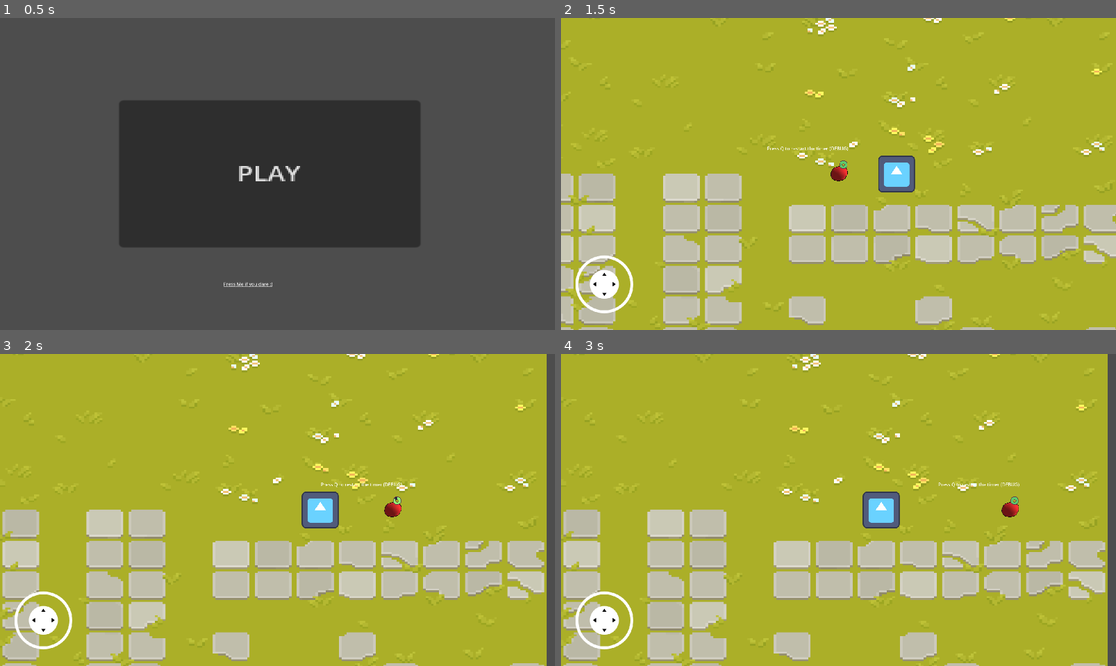
Above: before the commit, frames 1-4 (two rows, left to right).
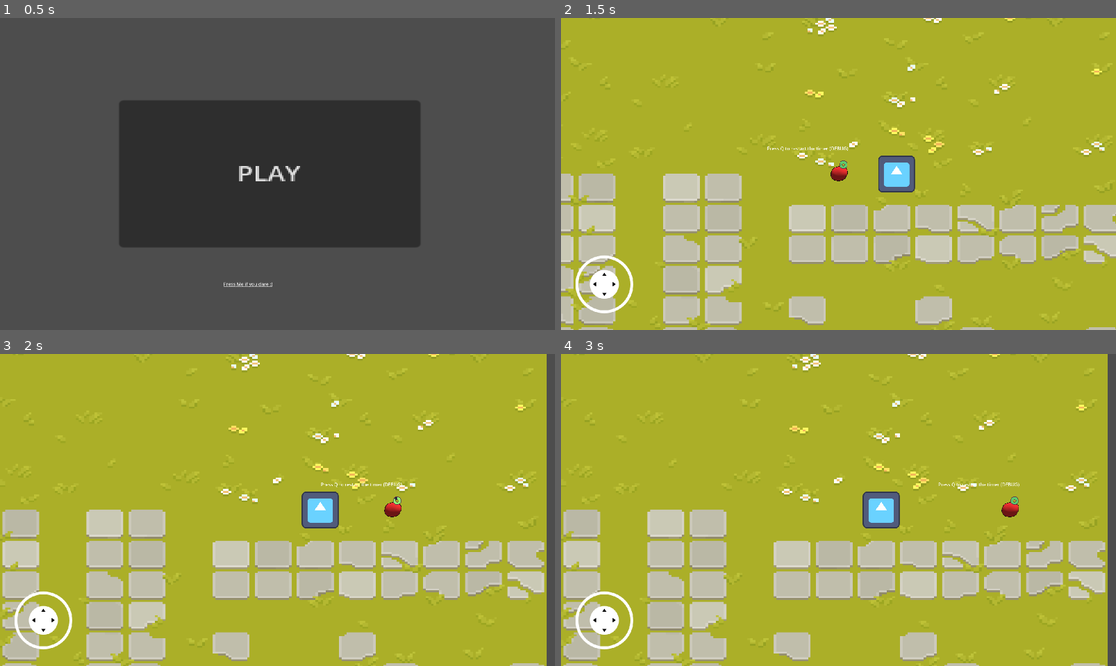
Above: after the commit, the same moments.

Repository: MeyerZon/the-thread-game
Game: Godot game, scene res://scenes/main.tscn
Two runs of this game, one before a commit and one after it. Both use one fixed random seed, a clock stepped at 60 frames per second and the inputs below. The engine's default icon, where the game draws it, is replaced by a stand-in: a white triangle on a blue panel in a dark square.
Inputs (mouse positions are in pixels of both pictures, inside the frame that each line leads up to):
- Up to frame 1 (0.5 s): no input
- Up to frame 2 (1.5 s): click "PLAY" at 0.5 s; tap Q at 1.25, 1.35 s; move the mouse to (960, 158) at 1.27 s; hold Right (ui_right) from 1.28 s (still down); click (960, 158) at 1.42 s
- Up to frame 3 (2 s): keep holding Right (ui_right)
- Up to frame 4 (3 s): release Right (ui_right) at 2 s; tap Q at 2, 2.75, 2.85 s; drag from (727, 525) to (882, 510) at 2.02 s; move the mouse to (894, 441) at 2.77 s; hold Right (ui_right) from 2.78 s (still down)

Frame 1 is identical in both runs. In frame 2, less than 0.1% of the frame differs, in the area x 48-52%, y 47-52%; in frame 3, less than 0.1%, in the area x 69-73%, y 47-52%; in frame 4, less than 0.1%.

Commit message:
Connected WASD to the Built In input map

Diff:
--- a/project.godot
+++ b/project.godot
@@ -24,6 +24,41 @@
 window/size/viewport_width=1920
 window/size/viewport_height=1080
 
+[input]
+
+ui_left={
+"deadzone": 0.5,
+"events": [Object(InputEventKey,"resource_local_to_scene":false,"resource_name":"","device":0,"window_id":0,"alt_pressed":false,"shift_pressed":false,"ctrl_pressed":false,"meta_pressed":false,"pressed":false,"keycode":4194319,"physical_keycode":0,"key_label":0,"unicode":0,"location":0,"echo":false,"script":null)
+, Object(InputEventJoypadButton,"resource_local_to_scene":false,"resource_name":"","device":-1,"button_index":13,"pressure":0.0,"pressed":false,"script":null)
+, Object(InputEventJoypadMotion,"resource_local_to_scene":false,"resource_name":"","device":-1,"axis":0,"axis_value":-1.0,"script":null)
+, Object(InputEventKey,"resource_local_to_scene":false,"resource_name":"","device":-1,"window_id":0,"alt_pressed":false,"shift_pressed":false,"ctrl_pressed":false,"meta_pressed":false,"pressed":false,"keycode":0,"physical_keycode":65,"key_label":0,"unicode":97,"location":0,"echo":false,"script":null)
+]
+}
+ui_right={
+"deadzone": 0.5,
+"events": [Object(InputEventKey,"resource_local_to_scene":false,"resource_name":"","device":0,"window_id":0,"alt_pressed":false,"shift_pressed":false,"ctrl_pressed":false,"meta_pressed":false,"pressed":false,"keycode":4194321,"physical_keycode":0,"key_label":0,"unicode":0,"location":0,"echo":false,"script":null)
+, Object(InputEventJoypadButton,"resource_local_to_scene":false,"resource_name":"","device":-1,"button_index":14,"pressure":0.0,"pressed":false,"script":null)
+, Object(InputEventJoypadMotion,"resource_local_to_scene":false,"resource_name":"","device":-1,"axis":0,"axis_value":1.0,"script":null)
+, Object(InputEventKey,"resource_local_to_scene":false,"resource_name":"","device":-1,"window_id":0,"alt_pressed":false,"shift_pressed":false,"ctrl_pressed":false,"meta_pressed":false,"pressed":false,"keycode":0,"physical_keycode":68,"key_label":0,"unicode":100,"location":0,"echo":false,"script":null)
+]
+}
+ui_up={
+"deadzone": 0.5,
+"events": [Object(InputEventKey,"resource_local_to_scene":false,"resource_name":"","device":0,"window_id":0,"alt_pressed":false,"shift_pressed":false,"ctrl_pressed":false,"meta_pressed":false,"pressed":false,"keycode":4194320,"physical_keycode":0,"key_label":0,"unicode":0,"location":0,"echo":false,"script":null)
+, Object(InputEventJoypadButton,"resource_local_to_scene":false,"resource_name":"","device":-1,"button_index":11,"pressure":0.0,"pressed":false,"script":null)
+, Object(InputEventJoypadMotion,"resource_local_to_scene":false,"resource_name":"","device":-1,"axis":1,"axis_value":-1.0,"script":null)
+, Object(InputEventKey,"resource_local_to_scene":false,"resource_name":"","device":-1,"window_id":0,"alt_pressed":false,"shift_pressed":false,"ctrl_pressed":false,"meta_pressed":false,"pressed":false,"keycode":0,"physical_keycode":87,"key_label":0,"unicode":119,"location":0,"echo":false,"script":null)
+]
+}
+ui_down={
+"deadzone": 0.5,
+"events": [Object(InputEventKey,"resource_local_to_scene":false,"resource_name":"","device":0,"window_id":0,"alt_pressed":false,"shift_pressed":false,"ctrl_pressed":false,"meta_pressed":false,"pressed":false,"keycode":4194322,"physical_keycode":0,"key_label":0,"unicode":0,"location":0,"echo":false,"script":null)
+, Object(InputEventJoypadButton,"resource_local_to_scene":false,"resource_name":"","device":-1,"button_index":12,"pressure":0.0,"pressed":false,"script":null)
+, Object(InputEventJoypadMotion,"resource_local_to_scene":false,"resource_name":"","device":-1,"axis":1,"axis_value":1.0,"script":null)
+, Object(InputEventKey,"resource_local_to_scene":false,"resource_name":"","device":-1,"window_id":0,"alt_pressed":false,"shift_pressed":false,"ctrl_pressed":false,"meta_pressed":false,"pressed":false,"keycode":0,"physical_keycode":83,"key_label":0,"unicode":115,"location":0,"echo":false,"script":null)
+]
+}
+
 [input_devices]
 
 pointing/emulate_touch_from_mouse=true
--- a/scenes/game_level.tscn
+++ b/scenes/game_level.tscn
@@ -85,7 +85,7 @@
 
 [node name="DirectionalLight2D" type="DirectionalLight2D" parent="." unique_id=1603061594]
 position = Vector2(-427.00006, -50.000008)
-rotation = -5.1347585
+rotation = 0.30194196
 
 [node name="TestObjectWithHealthAndReactable" type="Area2D" parent="." unique_id=234334407]
 position = Vector2(381, 0)
--- a/scenes/player.tscn
+++ b/scenes/player.tscn
@@ -14,6 +14,10 @@
 [ext_resource type="Texture2D" uid="uid://lkjfqiccd8qk" path="res://resources/player/slimeSphere/slimeSphere_move_wd.tres" id="12_f1ej7"]
 [ext_resource type="PackedScene" uid="uid://wlad2su3ibpc" path="res://scenes/components/decay_timer_component.tscn" id="13_jej6c"]
 
+[sub_resource type="CapsuleShape2D" id="CapsuleShape2D_qhqgy"]
+radius = 20.0
+height = 42.0
+
 [sub_resource type="ShaderMaterial" id="ShaderMaterial_d2wvv"]
 shader = ExtResource("2_d2wvv")
 shader_parameter/hue = 0.0
@@ -508,10 +512,6 @@
 "name": &"move_wd",
 "speed": 12.0
 }]
-
-[sub_resource type="CapsuleShape2D" id="CapsuleShape2D_qhqgy"]
-radius = 20.0
-height = 42.0
 
 [sub_resource type="Animation" id="Animation_d2wvv"]
 length = 0.001
@@ -810,6 +810,10 @@
 [node name="Player" type="CharacterBody2D" unique_id=1690763015]
 script = ExtResource("1_3vyb7")
 
+[node name="CollisionShape2D" type="CollisionShape2D" parent="." unique_id=2089237497]
+rotation = -1.5707964
+shape = SubResource("CapsuleShape2D_qhqgy")
+
 [node name="HealthComponent" parent="." unique_id=2075673247 instance=ExtResource("2_3v2ag")]
 
 [node name="AnimatedSprite2D" type="AnimatedSprite2D" parent="." unique_id=124634458]
@@ -819,10 +823,6 @@
 animation = &"move_w"
 frame = 6
 
-[node name="CollisionShape2D" type="CollisionShape2D" parent="." unique_id=2089237497]
-rotation = -1.5707964
-shape = SubResource("CapsuleShape2D_qhqgy")
-
 [node name="AnimationPlayer" type="AnimationPlayer" parent="." unique_id=246946169]
 libraries/ = SubResource("AnimationLibrary_d2wvv")
 autoplay = &"idle"
